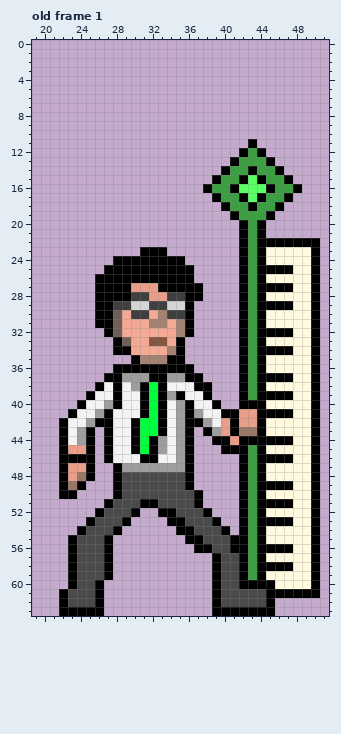
File history of a pixel-art file, AndrewHorowitz.ase. Above, as it was before the edit.
64x64 pixels, 2 frames. Shown: old frame 1: x 19..51, y 0..63. The commit also changed other frames, which this record leaves out.
Now the later version:
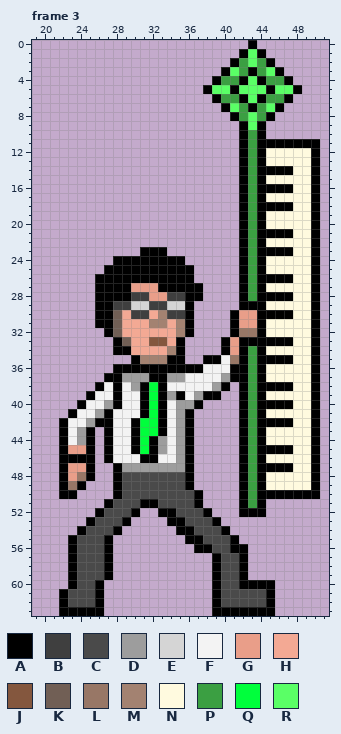
Palette (. is transparent): A #000000  B #3f3f3f  C #4a4a4a  D #9d9d9d  E #d5d5d5  F #f3f3f3  G #e99e89  H #f3a994  J #84573e  K #715f55  L #987766  M #a38271  N #fffadf  P #3b9f42  Q #00ff3c  R #5aff66
A new or re-ordered frame is compared with the old frame closest to it.
Difference:
frames 2 -> 3
Changed rows in their new state; - is an unchanged pixel.
Frame 3 is new; against old frame 1:
first column x 36:
 0 -------A-------
 1 ------ARA------
 2 -----APRPA-----
 3 ----ARPAPRA----
 4 ---APPARAPPA---
 5 --ARRARRRARRA--
 6 ---APPARAPPA---
 7 ----ARPAPRA----
 8 -----APRPA-----
 9 ------ARA------
10 ------APA------
11 ------APAAAAAAA
12 ---------NNNNNA
13 -----.A-ANNNNNA
14 ----..APAA-ANNA
15 ---...-P-NNNNNA
16 --....APA-AANNA
17 ---...-P-NNNNNA
18 ----..APAA-ANNA
19 -----.A-ANNNNNA
20 ---------NNNNNA
21 ---------AAANNA
22 ---------NNNNN-
23 ---------AAA---
25 ---------NNN---
26 ---------AAA---
27 ---------NNN---
28 ---------AAA---
29 -------A-NNN---
30 -----AGG-AAA---
31 -----AGG-------
32 -----ALL-NNN---
33 ----AG-A-AAA---
34 ----AG---NNN---
35 --AAFL---AAA---
36 -AFFFA---------
37 FFFFDA---NNN---
38 -FFDA----AAA---
39 -D-A-----NNN---
40 DA..---P-AAA---
41 -.....AP-NNN---
42 -.....AP-AAA---
43 --....AP-------
44 ---...-P-NNN---
45 ----..---AAA---
46 ---------NNN---
47 ---------AAA---
49 ---------NNN---
50 ---------AAAAA-
51 ---------......
52 -------A-......
53 ------.........
54 ------.........
55 ------.........
56 -------........
57 -------........
58 -------........
59 -------........
60 ----------.....
61 ----------.....
Pixel boxes of the changes (left, top, right, bottom) in both pictures:
changed: (185, 40, 320, 598)
